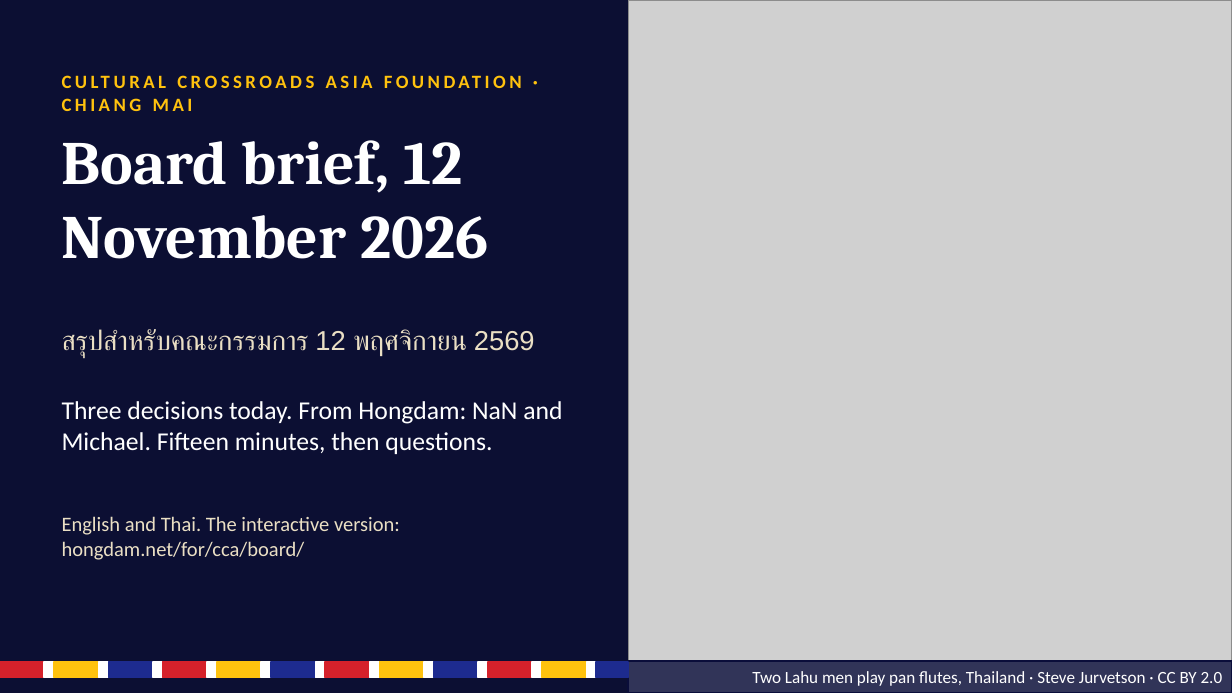
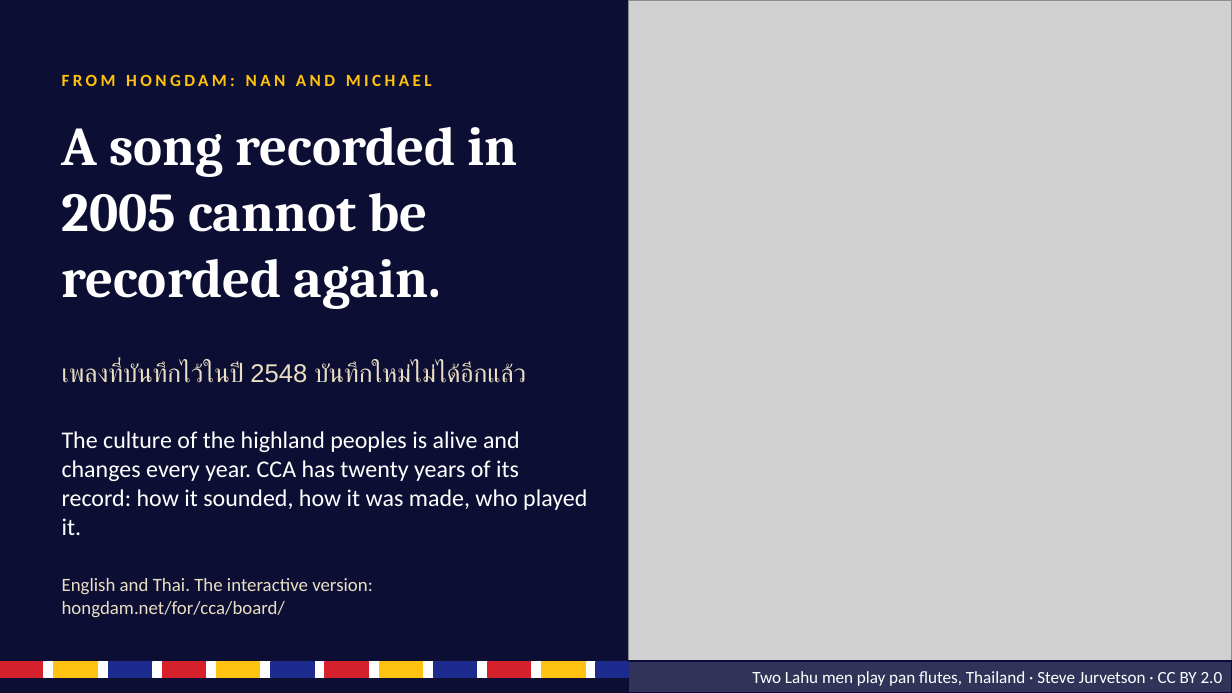
Before and after one commit to motdang/hongdam-site, a slide deck: slide 1 of docs/for/cca/board/CCA board brief - 12 Nov 2026.pptx. Drawn at 1232x693 pixels with LibreOffice and Linux fonts; fonts in the diff are those of the drawing; grey boxes stand for pictures. Boxes give left, top, right and bottom in pixels: in the first picture for what was removed or moved away, otherwise in the second. Text is boxed around its words. In the diff, an @@ line names an element or a change of style, - is before the commit and + after.

```diff
--- a/docs/for/cca/board/CCA board brief - 12 Nov 2026.pptx
+++ b/docs/for/cca/board/CCA board brief - 12 Nov 2026.pptx
@@ text at <box>62,74,432,86</box>: text changed; size 11 to 10 pt @@
-CULTURAL CROSSROADS ASIA FOUNDATION · CHIANG MAI
+FROM HONGDAM: NAN AND MICHAEL
@@ text at <box>62,127,518,309</box>: text changed; size 36 to 32 pt @@
-Board brief, 12 November 2026
+A song recorded in 2005 cannot be recorded again.
@@ text at <box>62,363,526,383</box>: text changed; size 16 to 15 pt @@
-สรุปสำหรับคณะกรรมการ 12 พฤศจิกายน 2569
+เพลงที่บันทึกไว้ในปี 2548 บันทึกใหม่ไม่ได้อีกแล้ว
@@ text at <box>62,431,587,535</box>: text changed; size 15 to 14 pt @@
-Three decisions today. From Hongdam: NaN and Michael. Fifteen minutes, then questions.
+The culture of the highland peoples is alive and changes every year. CCA has twenty years of its record: how it sounded, how it was made, who played it.
@@ text "English and Thai. The interactive ...": place and size @@
-text "English and Thai. The interactive ..." at <box>62,516,400,560</box>
+text "English and Thai. The interactive ..." at <box>62,578,373,618</box>
@@ text "English and Thai. The interactive ..." at <box>62,578,373,618</box>: size 12 to 11 pt @@
```
Also in this commit, not shown: 7 other slides changed, 5 slides added, 4 slides removed, 3 other files.
